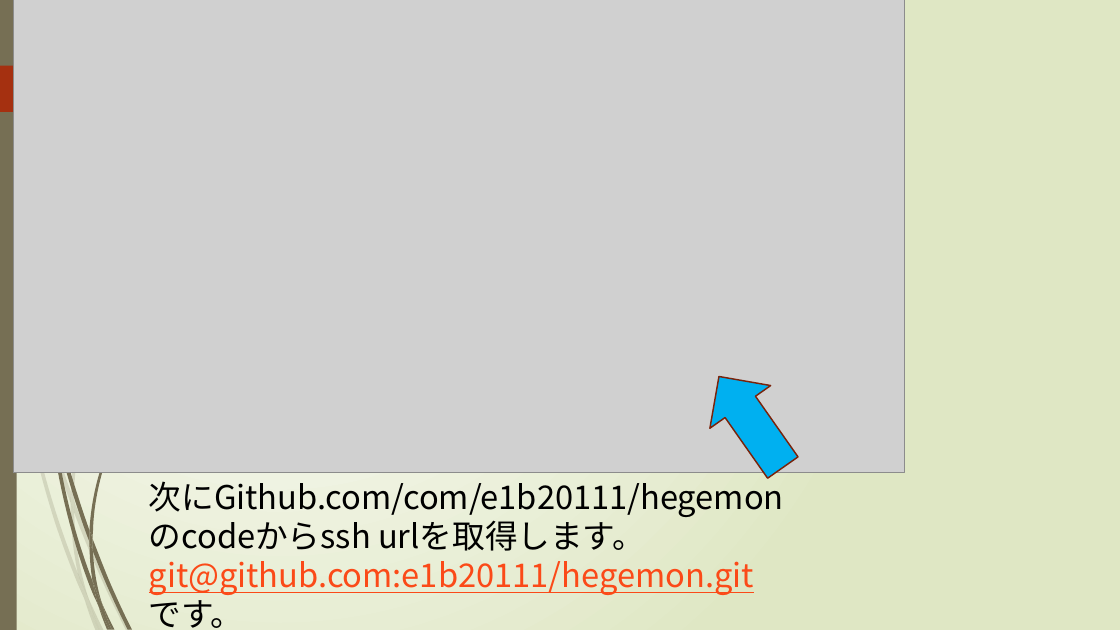
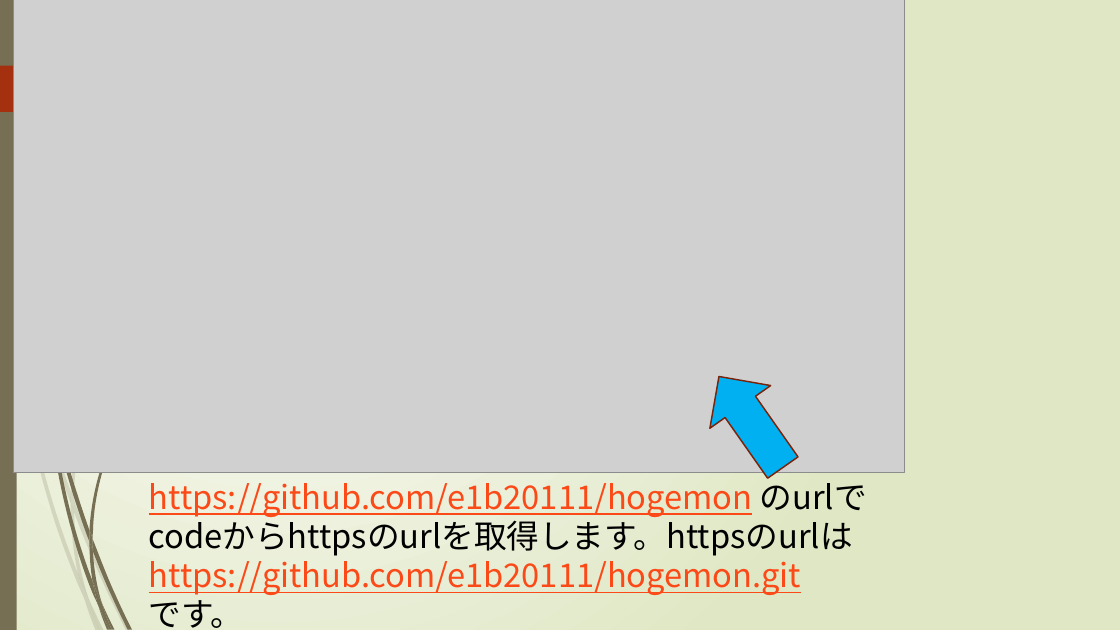
Before and after one commit to e1b20111/hogemon, a slide deck: slide 2 of hogemonマニュアル.pptx (slide 3 before the commit). Drawn at 1120x630 pixels with LibreOffice and Linux fonts; fonts in the diff are those of the drawing; grey boxes stand for pictures. Boxes give left, top, right and bottom in pixels: in the first picture for what was removed or moved away, otherwise in the second. Text is boxed around its words. In the diff, an @@ line names an element or a change of style, - is before the commit and + after.

```diff
--- a/hogemonマニュアル.pptx
+++ b/hogemonマニュアル.pptx
@@ text at box(149, 475, 867, 595): text changed; text colour #000000 to #FB4A18 @@
-次にGithub.com/com/e1b20111/hegemon
-のcodeからssh urlを取得します。
-git@github.com:e1b20111/hegemon.git
+https://github.com/e1b20111/hogemon のurlで
+codeからhttpsのurlを取得します。httpsのurlは
+https://github.com/e1b20111/hogemon.git
```
Also in this commit, not shown: 17 other slides changed, 1 slide removed, 1 other file.
